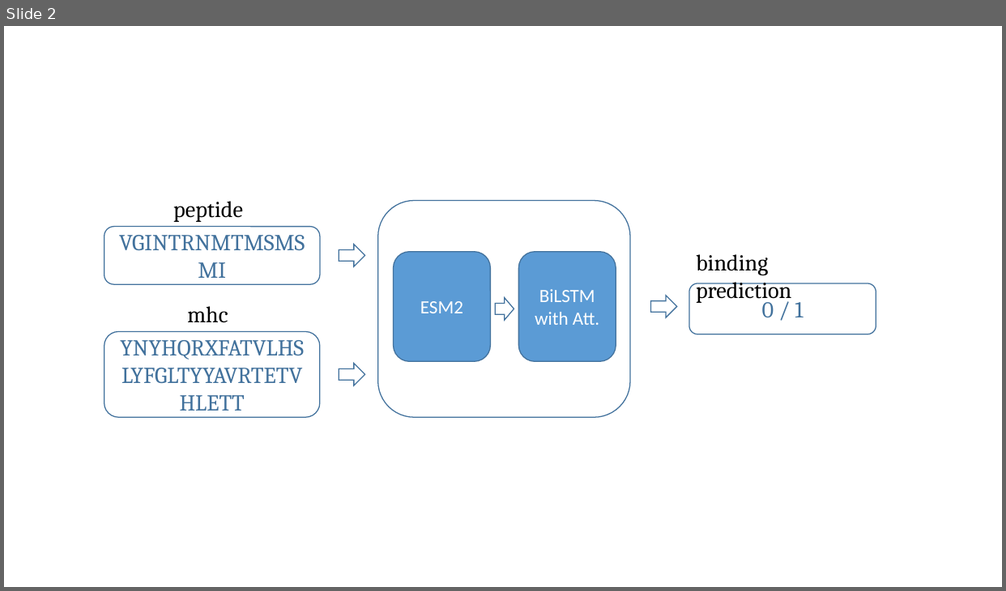
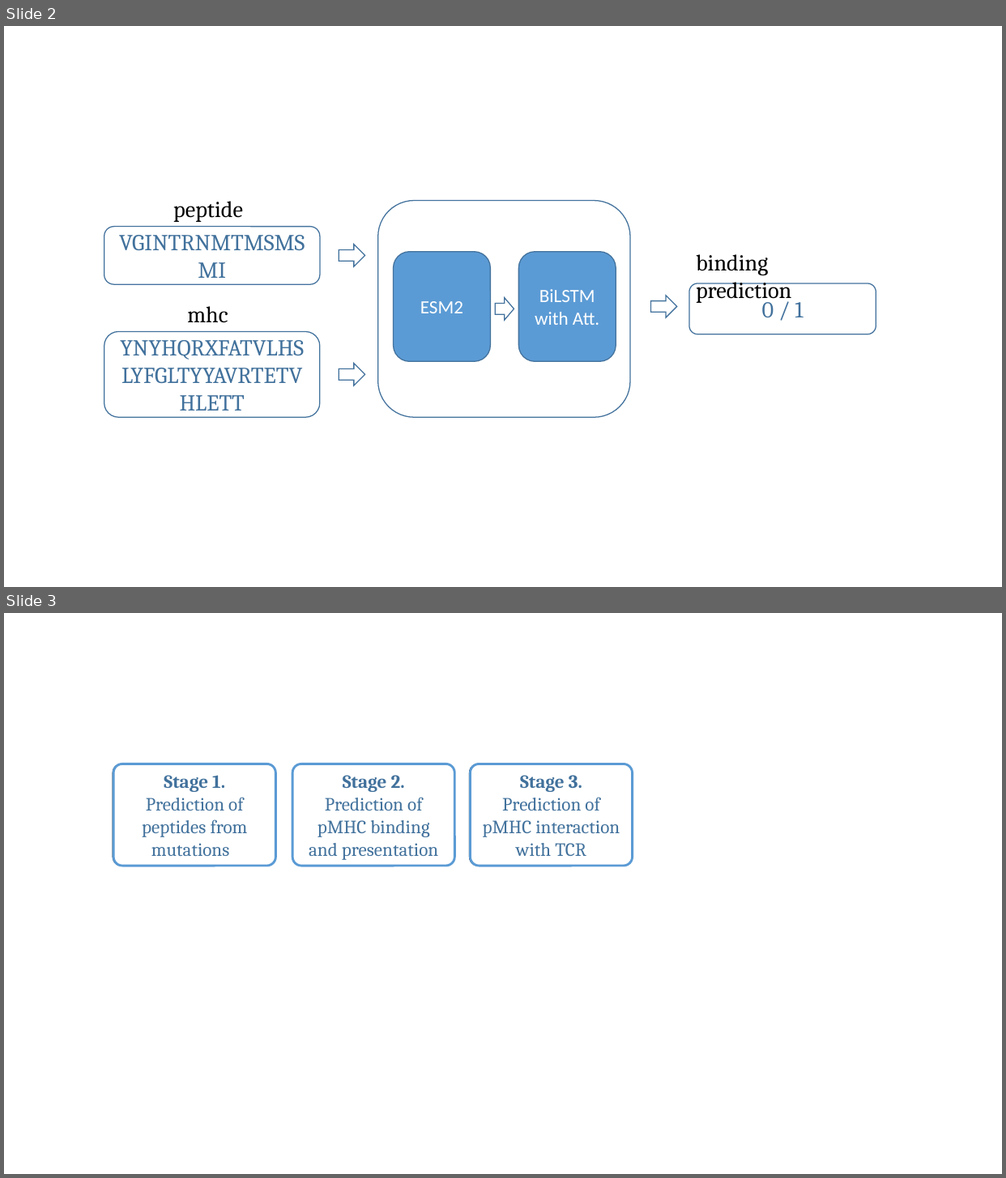
Before and after one commit to arceda/phd_thesis, a slide deck: draws.pptx. Shown one above the other, each under a label of ours: slide 2 before the commit, slides 2 and 3 after it. The pictures are 1006x591 and 1006x1178 pixels, drawn with LibreOffice and Linux fonts; fonts in the diff are those of the drawing. Boxes give left, top, right and bottom in pixels: in the first picture for what was removed or moved away, otherwise in the second. Text is boxed around its words. In the diff, an @@ line names an element or a change of style, - is before the commit and + after.

```diff
--- a/draws.pptx
+++ b/draws.pptx
@@ slide 3 added at <box>4,613,1002,1174</box>, background #FFFFFF @@
@@ rounded rectangle added at <box>113,764,275,866</box>, fill #FFFFFF, outline #000000 1 pt, 14 pt, text #000000 @@
+Eluted peptides
@@ rounded rectangle added at <box>113,764,275,866</box>, fill #FFFFFF, outline #5B9BD5 2.25 pt, 18 pt, text #41719C @@
+Stage 1.
+Prediction of peptides from mutations
@@ rounded rectangle added at <box>292,764,454,866</box>, fill #FFFFFF, outline #5B9BD5 2.25 pt, 18 pt, text #41719C @@
+Stage 2.
+Prediction of pMHC binding and presentation
@@ rounded rectangle added at <box>470,764,632,866</box>, fill #FFFFFF, outline #000000 1 pt, 14 pt, text #000000 @@
+pMHC interaction with TCR
@@ rounded rectangle added at <box>471,764,633,866</box>, fill #FFFFFF, outline #5B9BD5 2.25 pt, 18 pt, text #41719C @@
+Stage 3.
+Prediction of pMHC interaction with TCR
```
Also in this commit, not shown: 6 other files.
